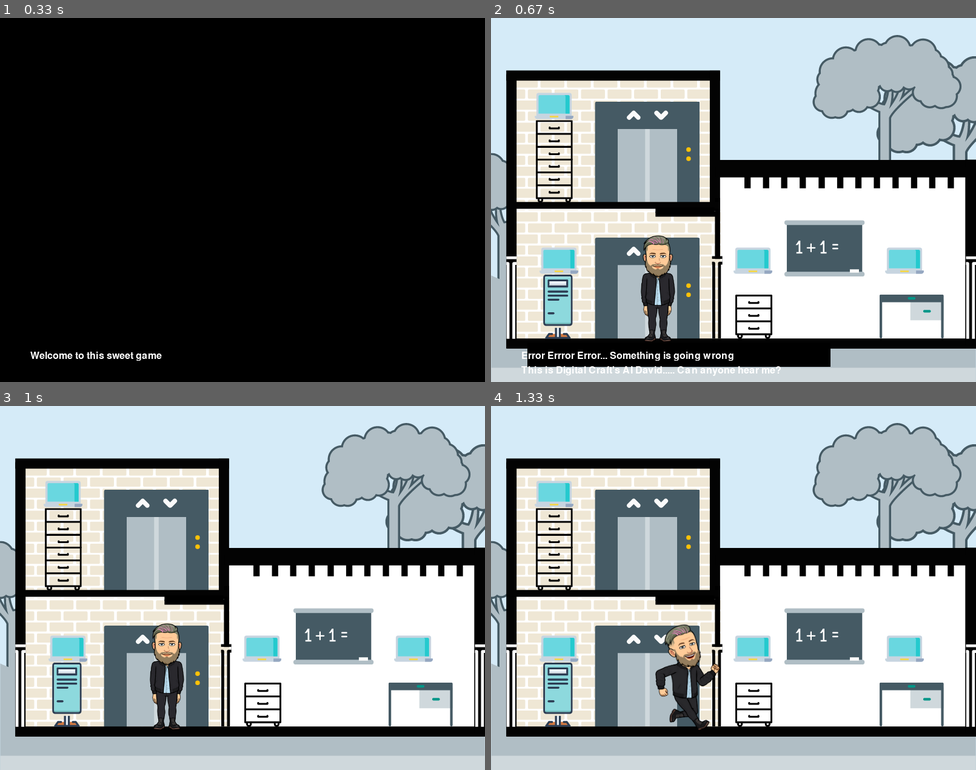
Above: before the commit, frames 1-4 (two rows, left to right).
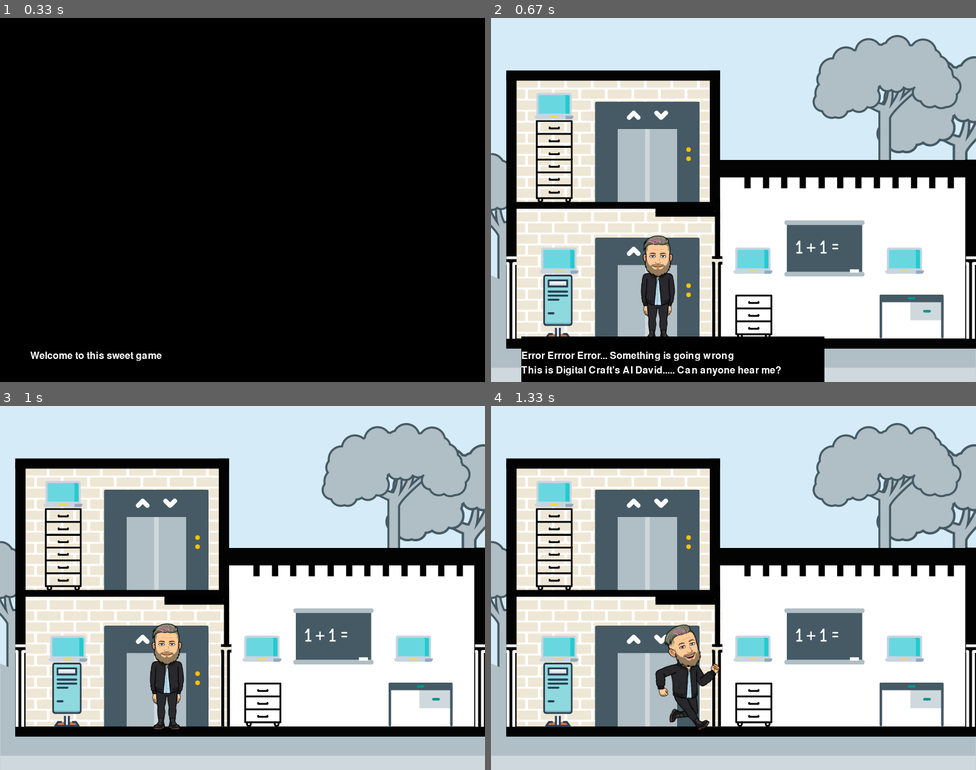
Above: after the commit, the same moments.

Repository: ericschorling/python_project
Game: pygame game, started from player_animation.py
Same seed, same stepped clock (60 frames per second), same inputs: the game is played once before the commit and once after it.
Inputs:
- Up to frame 1 (0.33 s): no input
- Up to frame 2 (0.67 s): tap Enter at 0.33 s
- Up to frame 3 (1 s): tap Enter at 0.67 s
- Up to frame 4 (1.33 s): hold Right from 1.13 s (still down)

Frame 1 is identical in both runs. In frame 2, 2.9% of the frame differs, in the area x 6-70%, y 87-100%; in frame 3, nothing differs; in frame 4, nothing differs.

Commit message:
Updated dispaly box function in message box

Diff:
--- a/player_animation.py
+++ b/player_animation.py
@@ -8,7 +8,8 @@
 from python_project_main import questions_array
 from python_project_main import pause_get_key
 from python_project_main import ask
-from python_project_main import look_for_down
+#from python_project_main import look_for_down
+from python_project_main import pause_get_mouse
 #Intialize Pygame
 pygame.init()
 pygame.font.init()
@@ -16,7 +17,7 @@
 #Create the screen W,H
 screen = pygame.display.set_mode((800,600))
 screenImg = pygame.image.load("Game_Board.png").convert()
-narration_box = Message_Box(24, 50, 525, 400 )
+narration_box = Message_Box(24, 50, 525 )
 #Background
 # background = pygame.image.load('bg.jpg')
 #Title and Icon
@@ -24,13 +25,14 @@
 
 #Player
 playerImg = pygame.image.load("Sean_Front.png").convert_alpha()
+computer_screen_Img = pygame.image.load("computer_screen.png")
 global playerX
 playerX = 175
 global playerY
 playerY= 345
 playerX_change = 0
 playerY_change = 0
-
+BLACK_BACKGROUND = (0,0,0)
 #computer change to have a number for each one
 computerImg = pygame.image.load('laptop.png')
 #computer flag
@@ -138,7 +140,7 @@
         #used to make it easier to c/p the different comps
         x = 0
         print(x)
-        screen.fill((0,0,0))
+        screen.fill(BLACK_BACKGROUND)
         #Background Image
         screen.blit(pygame.image.load('computer_screen.png'),(0,0))
         #show_text(132,21)
@@ -168,7 +170,7 @@
         c2 = 1
         x = 1
         print(x)
-        screen.fill((0,0,0))
+        screen.fill(BLACK_BACKGROUND)
         #Background Image
         screen.blit(pygame.image.load('computer_screen.png'),(0,0))
         #show_text(132,21)
@@ -197,7 +199,7 @@
         c3 = 1
         x = 2
         print(x)
-        screen.fill((0,0,0))
+        screen.fill(BLACK_BACKGROUND)
         #Background Image
         screen.blit(pygame.image.load('computer_screen.png'),(0,0))
         #show_text(132,21)
@@ -226,7 +228,7 @@
         c4 = 1
         x = 3
         print(x)
-        screen.fill((0,0,0))
+        screen.fill(BLACK_BACKGROUND)
         #Background Image
         screen.blit(pygame.image.load('computer_screen.png'),(0,0))
         #show_text(132,21)
@@ -256,7 +258,7 @@
         c5 = 1
         x = 4
         print(x)
-        screen.fill((0,0,0))
+        screen.fill(BLACK_BACKGROUND)
         #Background Image
         screen.blit(pygame.image.load('computer_screen.png'),(0,0))
         #show_text(132,21)
@@ -301,10 +303,7 @@
         #function to display player
         player(playerX,playerY)
         if first_run:
-            pygame.draw.rect(screen, (0, 0, 0),
-                       (narration_box.x_cord +10,
-                        narration_box.y_cord +10,
-                        500, 40), 0)
+            narration_box.display_background(BLACK_BACKGROUND,500,100)
             narration_box.message_display(["Error Errror Error... Something is going wrong", "This is Digital Craft's AI David..... Can anyone hear me?"])
             pause_get_key()
             first_run = False
--- a/python_project_main.py
+++ b/python_project_main.py
@@ -125,11 +125,11 @@
 #Takes information about the text box
 
 class Message_Box():
-    def __init__(self, font_size, x_cord, y_cord, size):
+    def __init__(self, font_size, x_cord, y_cord):
         self.font_size = font_size
         self.x_cord = x_cord
         self.y_cord = y_cord
-        self.size = size
+        #self.size = size
     def get_key(self):
         while True:
             event = pygame.event.poll()
@@ -140,19 +140,20 @@
     def message_display(self,question1):
         x = self.font_size
         for line in question1:
-            self.display_box(screen,line, self.x_cord, (self.y_cord + x)  )
+            self.display_text(screen,line, self.x_cord, (self.y_cord + x)  )
             x += self.font_size
-    def display_box(self,screen, message,x_cord, y_cord):
+    def display_text(self,screen, message,x_cord, y_cord):
         fontobject = pygame.font.Font(None, self.font_size)
-        # pygame.draw.rect(screen, (0, 0, 0),
-        #               (x_cord,
-        #               y_cord,
-        #                self.size, 20), 0)
+        #displays transparent unless display_background is called
         screen.blit(fontobject.render(message, 1, (255, 255, 255)),
         (( x_cord , y_cord )))
 
         pygame.display.flip()
-
+    def display_background(self, color, size_x, size_y):
+        pygame.draw.rect(screen, color,
+                       (self.x_cord,
+                       self.y_cord,
+                        size_x, size_y), 0)
     def ask(self,screen, question):
     #"ask(screen, question) -> answer"
     #pygame.font.init()
@@ -381,13 +382,17 @@
         a_key = get_key()
         if a_key == K_RETURN:
             break
-
-def look_for_down():
+def pause_get_mouse():
     while True:
-        a_key = get_key()
-        if a_key == K_DOWN:
-            player(0,0)
+        event = pygame.event.get()
+        if event == pygame.MOUSEBUTTONDOWN:
             break
+# def look_for_down():
+#     while True:
+#         a_key = get_key()
+#         if a_key == K_DOWN:
+#             player(0,0)
+#             break
 #boolean used to test when we jump into the endgame sequence
 # end_game = False
 # running = True
